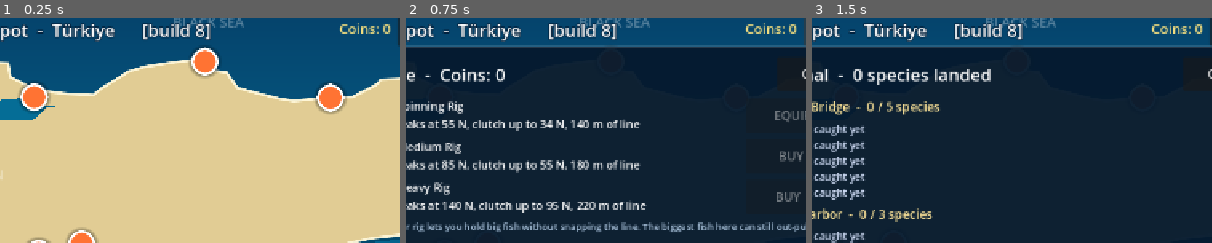
Above: before the commit, frames 1-3 (left to right).
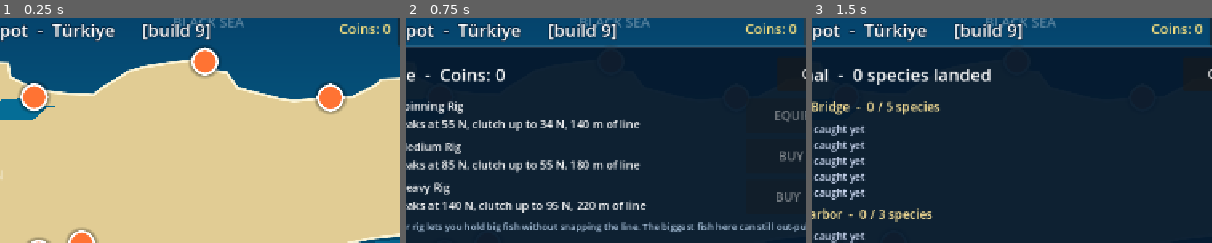
Above: after the commit, the same moments.

Repository: nextlevelcorp/godot_fishing_rpg
Game: Godot game, scene res://turkey_map.tscn
The game is run twice, just before and just after one commit, with the same random seed, the same clock (stepped at 60 frames per second) and the same inputs.
Inputs:
- Up to frame 1 (0.25 s): no input
- Up to frame 2 (0.75 s): click "TACKLE" at 0.5 s
- Up to frame 3 (1.5 s): click "JOURNAL" at 1.25 s
The pictures show only the part of the screen within x 24-74%, y 2-52%; the shares and areas given below are measured in that part.

The runs differ from the first frame. In frame 1, 0.1% of the frame differs, in the area x 48-52%, y 3-9%; in frame 2, 0.1%; in frame 3, 0.1%.

Commit message:
feat: side-view fight with Kenney Fish Pack sprites
When a fish is hooked the screen switches to a side-on cut through the
water: the angler on the bank, the line down into the sea, and the fish
under the surface, over a seabed of sand, rocks and seaweed.

Nature of Code: distance out comes from FishingController; depth is a
damped spring toward a target that drifts on Perlin noise, dives on
runs and rises as the fish tires or nears the bank; the line is a
Verlet rope that sags under gravity when slack; bubbles are buoyant
particles; seaweed sways on oscillators; small background fish wander
and flee the hooked fish.

Sprites: Kenney Fish Pack 2.0 (CC0), PNG/Double, from a verified
mirror (see assets/kenney_fish_pack/SOURCE.md). Build label: build 9.

Claude-Session: https://claude.ai/code/session_01HLtjWBZvxzhjVtsJywwULp

Diff:
--- /dev/null
+++ b/fight_view.gd
@@ -0,0 +1,354 @@
+## Side-on view of the fight: the angler on the shore at the left, the line running down into the
+## water, and the hooked fish under the surface. Shown while a fish is on, over the top-down scene.
+##
+## Nature of Code throughout:
+##   - distance out comes from FishingController (spring-mass line); the fish's depth is a damped
+##     spring pulled toward a target depth that drifts on Perlin noise, dives on runs and rises as
+##     the fish tires;
+##   - the line is a Verlet rope that sags under gravity when slack and straightens when tight;
+##   - bubbles are particles with buoyancy; seaweed sways on oscillators; background fish are
+##     steering agents that wander and flee the hooked fish.
+##
+## Sprites: Kenney Fish Pack (CC0), assets/kenney_fish_pack/. The pack's fish are generic cartoon
+## fish, so each species gets the closest shape and a tint, not a true likeness.
+class_name FightView
+extends CanvasLayer
+
+const TEX_DIR := "res://assets/kenney_fish_pack/"
+const W := 1280.0
+const H := 720.0
+const SURFACE_Y := 190.0
+const BED_Y := 640.0
+const MAX_DEPTH_M := 20.0
+const HAND := Vector2(96.0, 132.0)
+const ROD_TIP := Vector2(205.0, 98.0)
+const ROPE_POINTS := 18
+
+## species id -> [sprite name, tint]
+const FISH_SPRITES := {
+	"mediterranean_horse_mackerel": ["fish_grey", Color(0.85, 0.95, 1.0)],
+	"atlantic_bonito": ["fish_blue", Color(0.80, 0.85, 1.0)],
+	"bluefish": ["fish_blue", Color(1.0, 1.0, 1.0)],
+	"black_scorpionfish": ["fish_brown", Color(1.0, 1.0, 1.0)],
+	"european_anchovy": ["fish_grey", Color(0.95, 1.0, 1.0)],
+	"european_seabass": ["fish_grey", Color(0.90, 0.95, 1.0)],
+	"gilthead_seabream": ["fish_grey", Color(1.0, 0.95, 0.80)],
+	"red_mullet": ["fish_red", Color(1.0, 1.0, 1.0)],
+	"striped_sea_bream": ["fish_grey", Color(1.0, 1.0, 0.90)],
+	"dusky_grouper": ["fish_brown", Color(0.90, 0.85, 0.80)],
+	"common_dentex": ["fish_pink", Color(1.0, 1.0, 1.0)],
+	"greater_amberjack": ["fish_orange", Color(1.0, 0.95, 0.80)],
+	"leerfish": ["fish_grey", Color(0.95, 1.0, 0.90)],
+	"saddled_bream": ["fish_grey", Color(0.80, 0.85, 0.90)],
+	"garfish": ["fish_green", Color(1.0, 1.0, 1.0)],
+}
+
+## Set by the shore scene before begin().
+var fishing: FishingController
+var spot: Dictionary = {}
+var tint := Color.WHITE
+var daylight := 1.0
+
+var _canvas: Control
+var _tex: Dictionary = {}
+var _active := false
+var _alpha := 0.0
+var _time := 0.0
+var _rng := RandomNumberGenerator.new()
+var _noise := FastNoiseLite.new()
+
+var _fish_tex: Texture2D
+var _fish_tint := Color.WHITE
+var _fish_len := 100.0
+var _depth_range := Vector2(1.0, 10.0)
+var _view_m := 30.0
+var _fish_pos := Vector2(900.0, 400.0)
+var _depth_m := 3.0
+var _depth_v := 0.0
+var _facing := 1.0
+var _tilt := 0.0
+var _rod_bend := 0.0
+var _rope: Noc.Rope
+var _bubbles: Array = []
+var _small_fish: Array = []
+var _bed_items: Array[Dictionary] = []
+
+
+func _ready() -> void:
+	layer = 3
+	_noise.noise_type = FastNoiseLite.TYPE_PERLIN
+	_noise.frequency = 0.25
+	_rng.randomize()
+	_canvas = Control.new()
+	_canvas.set_anchors_and_offsets_preset(Control.PRESET_FULL_RECT)
+	_canvas.mouse_filter = Control.MOUSE_FILTER_IGNORE
+	_canvas.draw.connect(_draw_view)
+	_canvas.visible = false
+	add_child(_canvas)
+	for n in ["fish_blue", "fish_brown", "fish_green", "fish_grey", "fish_orange", "fish_pink", "fish_red",
+			"bubble_a", "bubble_b", "bubble_c", "rock_a", "rock_b", "seaweed_green_a", "seaweed_green_b",
+			"seaweed_green_c", "seaweed_green_d", "seaweed_grass_a", "seaweed_grass_b", "seaweed_orange_a",
+			"seaweed_orange_b", "seaweed_pink_a", "seaweed_pink_b", "background_rock_a", "background_rock_b",
+			"background_seaweed_a", "background_seaweed_b", "background_seaweed_c", "background_seaweed_d",
+			"terrain_sand_top_a", "terrain_sand_top_b", "terrain_sand_a"]:
+		var t := load(TEX_DIR + n + ".png") as Texture2D
+		if t != null:
+			_tex[n] = t
+	_rope = Noc.Rope.new(ROPE_POINTS, ROD_TIP, ROD_TIP)
+	_build_bed()
+
+
+## Lays out the seabed once: sand tiles, rocks, seaweed and background props, with sway phases.
+func _build_bed() -> void:
+	var weeds := ["seaweed_green_a", "seaweed_green_b", "seaweed_green_c", "seaweed_green_d", "seaweed_grass_a",
+		"seaweed_grass_b", "seaweed_orange_a", "seaweed_orange_b", "seaweed_pink_a", "seaweed_pink_b", "rock_a", "rock_b"]
+	var backs := ["background_rock_a", "background_rock_b", "background_seaweed_a", "background_seaweed_b",
+		"background_seaweed_c", "background_seaweed_d"]
+	var x := 330.0
+	while x < W + 60.0:
+		_bed_items.append({"name": backs[_rng.randi() % backs.size()], "x": x + _rng.randf_range(-20.0, 20.0),
+			"scale": _rng.randf_range(0.8, 1.3), "back": true, "phase": _rng.randf() * TAU})
+		x += _rng.randf_range(70.0, 130.0)
+	x = 360.0
+	while x < W + 60.0:
+		_bed_items.append({"name": weeds[_rng.randi() % weeds.size()], "x": x, "scale": _rng.randf_range(0.6, 1.0),
+			"back": false, "phase": _rng.randf() * TAU})
+		x += _rng.randf_range(60.0, 140.0)
+
+
+## Starts the side view for a freshly hooked fish.
+func begin(fish_id: String, weight_kg: float, cast_dist_m: float) -> void:
+	var sp: Dictionary = BiomeDB.get_species(fish_id)
+	var look: Array = FISH_SPRITES.get(fish_id, ["fish_blue", Color.WHITE])
+	_fish_tex = _tex.get(look[0], null)
+	_fish_tint = look[1]
+	_fish_len = 60.0 + sqrt(maxf(weight_kg, 0.01)) * 45.0
+	var dr: Vector2 = sp.get("depth_m", Vector2(1.0, 10.0))
+	_depth_range = Vector2(clampf(dr.x, 0.5, MAX_DEPTH_M - 2.0), clampf(dr.y, 2.0, MAX_DEPTH_M - 1.0))
+	_depth_m = clampf(lerpf(_depth_range.x, _depth_range.y, 0.3), 1.0, MAX_DEPTH_M - 1.0)
+	_depth_v = 0.0
+	_view_m = maxf(25.0, cast_dist_m * 1.25)
+	_fish_pos = Vector2(_x_for(cast_dist_m), _y_for(_depth_m))
+	_rope.reset(ROPE_POINTS, ROD_TIP, _fish_pos)
+	_bubbles.clear()
+	_small_fish.clear()
+	for i in 5:
+		var v := Noc.Vehicle.new(Vector2(_rng.randf_range(450.0, 1200.0), _rng.randf_range(260.0, 580.0)), 50.0, 60.0)
+		var names := ["fish_grey", "fish_blue", "fish_green", "fish_pink"]
+		v.data = {"tex": names[i % names.size()], "scale": _rng.randf_range(0.28, 0.42)}
+		_small_fish.append(v)
+	_active = true
+	_canvas.visible = true
+
+
+## Fades the side view out (the top-down scene shows the result).
+func end() -> void:
+	_active = false
+
+
+func _x_for(dist_m: float) -> float:
+	return ROD_TIP.x + 40.0 + dist_m * (W - ROD_TIP.x - 120.0) / _view_m
+
+
+func _y_for(depth_m: float) -> float:
+	return SURFACE_Y + 12.0 + depth_m / MAX_DEPTH_M * (BED_Y - SURFACE_Y - 40.0)
+
+
+func _process(delta: float) -> void:
+	_alpha = move_toward(_alpha, 1.0 if _active else 0.0, delta * 3.0)
+	if _alpha <= 0.0:
+		_canvas.visible = false
+		return
+	_canvas.visible = true
+	_time += delta
+	_canvas.modulate = Color(tint.r, tint.g, tint.b, _alpha)
+	if fishing != null and _active:
+		_simulate(delta)
+	_update_bubbles(delta)
+	_canvas.queue_redraw()
+
+
+func _simulate(delta: float) -> void:
+	var dist := fishing.fish_pos_m
+	_view_m = lerpf(_view_m, maxf(25.0, dist * 1.25), delta * 1.5)
+
+	# Target depth: Perlin drift inside the species' range, deeper on runs, rising as it tires
+	# and as it nears the bank.
+	var drift := 0.5 + 0.5 * _noise.get_noise_1d(_time * 4.0)
+	var target := lerpf(_depth_range.x, _depth_range.y, drift)
+	var running := fishing._burst_mult > 1.0
+	if running:
+		target += 4.0
+	target = lerpf(1.0, target, clampf(fishing.stamina * 1.4, 0.0, 1.0))
+	if dist < 4.0:
+		target = lerpf(0.3, target, dist / 4.0)
+	target = clampf(target, 0.3, MAX_DEPTH_M - 1.0)
+	var r := Noc.spring_step(_depth_m, _depth_v, target, 6.0 if running else 2.5, 2.2, delta)
+	_depth_m = r.x
+	_depth_v = r.y
+
+	var new_pos := Vector2(_x_for(dist), _y_for(_depth_m))
+	var vel := (new_pos - _fish_pos) / maxf(delta, 0.0001)
+	if absf(vel.x) > 8.0:
+		_facing = signf(vel.x)
+	_tilt = lerpf(_tilt, clampf(atan2(vel.y, maxf(absf(vel.x), 30.0)), -0.6, 0.6), delta * 5.0)
+	_fish_pos = new_pos
+	if running and _rng.randf() < delta * 14.0:
+		_spawn_bubble(_fish_pos + Vector2(-_facing * _fish_len * 0.3, 0.0), 1.0)
+	elif _rng.randf() < delta * 2.0:
+		_spawn_bubble(_fish_pos, 0.6)
+
+	var ratio := fishing.tension_n / maxf(fishing.line_break_force_n, 0.001)
+	_rod_bend = lerpf(_rod_bend, clampf(ratio, 0.0, 1.2), delta * 8.0)
+	var mouth := _fish_pos + Vector2(_facing * _fish_len * 0.42, 0.0)
+	var slack := (1.0 - clampf(ratio * 2.5, 0.0, 1.0)) * 0.12
+	var length := _rod_tip_now().distance_to(mouth) * (1.0 + slack)
+	_rope.step(_rod_tip_now(), mouth, length, Vector2(0.0, 380.0) * (0.2 + slack * 6.0), delta)
+
+	var area := Rect2(380.0, SURFACE_Y + 40.0, W - 400.0, BED_Y - SURFACE_Y - 80.0)
+	for f in _small_fish:
+		f.apply_force(f.wander(delta, 30.0, 12.0, 3.0) * 0.6)
+		f.apply_force(f.flee(_fish_pos, 220.0) * 2.0)
+		f.apply_force(f.contain(area, 60.0))
+		f.update(delta)
+
+
+func _rod_tip_now() -> Vector2:
+	return ROD_TIP + Vector2(_rod_bend * 18.0, _rod_bend * 42.0)
+
+
+## Bubbles rise: a particle whose "gravity" is negative (buoyancy), wobbling as it goes.
+func _spawn_bubble(pos: Vector2, size: float) -> void:
+	if _bubbles.size() > 60:
+		return
+	var b := Noc.Particle.new(pos, Vector2(_rng.randf_range(-10.0, 10.0), _rng.randf_range(-40.0, -20.0)), 0.0, 0.0,
+		_rng.randf_range(1.5, 3.0), _rng.randf_range(10.0, 22.0) * size, Color(1.0, 1.0, 1.0, 0.8))
+	_bubbles.append(b)
+
+
+func _update_bubbles(delta: float) -> void:
+	var alive: Array = []
+	for b in _bubbles:
+		b.vel += Vector2(sin(_time * 6.0 + b.size) * 20.0, -60.0) * delta
+		b.vel *= 1.0 - 1.2 * delta
+		b.pos += b.vel * delta
+		b.age += delta
+		if not b.dead() and b.pos.y > SURFACE_Y:
+			alive.append(b)
+	_bubbles = alive
+
+
+# ---------------------------------------------------------------- drawing
+func _draw_view() -> void:
+	var c := _canvas
+	var night := 1.0 - daylight
+	var sky_top := Color(0.45, 0.70, 0.92).lerp(Color(0.03, 0.05, 0.14), night)
+	var sky_low := Color(0.86, 0.93, 1.0).lerp(Color(0.10, 0.12, 0.26), night)
+	c.draw_polygon(PackedVector2Array([Vector2(0, 0), Vector2(W, 0), Vector2(W, SURFACE_Y), Vector2(0, SURFACE_Y)]),
+		PackedColorArray([sky_top, sky_top, sky_low, sky_low]))
+	var hills := Color(0.35, 0.45, 0.42).lerp(Color(0.08, 0.10, 0.16), night)
+	var hp := PackedVector2Array([Vector2(W, SURFACE_Y), Vector2(500, SURFACE_Y)])
+	var hx := 500.0
+	while hx <= W:
+		hp.append(Vector2(hx, SURFACE_Y - 22.0 - 16.0 * sin(hx * 0.011) - 10.0 * sin(hx * 0.031)))
+		hx += 40.0
+	c.draw_colored_polygon(hp, hills)
+
+	var w: Dictionary = spot.get("water", {})
+	var shallow: Color = w.get("shallow", Color(0.12, 0.78, 0.82))
+	var deep: Color = w.get("deep", Color(0.01, 0.08, 0.26))
+	c.draw_polygon(PackedVector2Array([Vector2(0, SURFACE_Y), Vector2(W, SURFACE_Y), Vector2(W, H), Vector2(0, H)]),
+		PackedColorArray([shallow, shallow, deep, deep]))
+
+	# Light shafts from the surface, swaying slowly.
+	for i in 4:
+		var sx := 420.0 + float(i) * 230.0 + sin(_time * 0.4 + float(i)) * 40.0
+		c.draw_colored_polygon(PackedVector2Array([Vector2(sx, SURFACE_Y), Vector2(sx + 60.0, SURFACE_Y),
+			Vector2(sx + 160.0, BED_Y), Vector2(sx + 40.0, BED_Y)]), Color(1.0, 1.0, 0.9, 0.06 * daylight))
+
+	for item in _bed_items:
+		if bool(item["back"]):
+			_draw_prop(item, Color(0.55, 0.75, 0.85, 0.55))
+	for f in _small_fish:
+		var tx: Texture2D = _tex.get(f.data["tex"], null)
+		if tx != null:
+			var s: float = f.data["scale"]
+			_draw_sprite(tx, f.pos, Vector2(s * signf(f.vel.x if absf(f.vel.x) > 1.0 else 1.0), s), 0.0, Color(0.6, 0.8, 0.9, 0.5))
+
+	var top: Texture2D = _tex.get("terrain_sand_top_a", null)
+	var fill: Texture2D = _tex.get("terrain_sand_a", null)
+	var tx2 := 330.0
+	while tx2 < W:
+		if top != null:
+			c.draw_texture_rect(top, Rect2(tx2, BED_Y - 20.0, 64.0, 64.0), false)
+		if fill != null:
+			c.draw_texture_rect(fill, Rect2(tx2, BED_Y + 44.0, 64.0, 64.0), false)
+		tx2 += 64.0
+	for item in _bed_items:
+		if not bool(item["back"]):
+			_draw_prop(item, Color.WHITE)
+
+	_draw_shore()
+	c.draw_polyline(_rope.pts, Color(1.0, 1.0, 1.0, 0.9), 2.0, true)
+	if _fish_tex != null:
+		var sc := _fish_len / 110.0
+		_draw_sprite(_fish_tex, _fish_pos, Vector2(sc * _facing, sc), _tilt * _facing, _fish_tint)
+	for b in _bubbles:
+		var bt: Texture2D = _tex.get("bubble_a", null)
+		if bt != null:
+			var k := 1.0 - clampf(float(b.age) / float(b.life), 0.0, 1.0)
+			var bs: float = b.size / 64.0
+			_draw_sprite(bt, b.pos, Vector2(bs, bs), 0.0, Color(1.0, 1.0, 1.0, 0.85 * k))
+
+	var surf := PackedVector2Array()
+	var x := 0.0
+	while x <= W:
+		surf.append(Vector2(x, SURFACE_Y + sin(x * 0.03 + _time * 2.0) * 3.0 + sin(x * 0.011 - _time) * 2.0))
+		x += 16.0
+	c.draw_polyline(surf, Color(1.0, 1.0, 1.0, 0.7), 3.0, true)
+	_draw_angler()
+
+
+## Seaweed and rocks stand on the bed; seaweed sways on a sine oscillator around its base.
+func _draw_prop(item: Dictionary, col: Color) -> void:
+	var tx: Texture2D = _tex.get(item["name"], null)
+	if tx == null:
+		return
+	var s: float = item["scale"]
+	var prop_name: String = item["name"]
+	var sway := 0.0 if prop_name.contains("rock") else sin(_time * 1.2 + float(item["phase"])) * 0.12
+	var base := Vector2(float(item["x"]), BED_Y + 4.0)
+	_canvas.draw_set_transform(base, sway, Vector2(s, s))
+	_canvas.draw_texture(tx, Vector2(-tx.get_width() * 0.5, -tx.get_height()), col)
+	_canvas.draw_set_transform(Vector2.ZERO, 0.0, Vector2.ONE)
+
+
+func _draw_sprite(tx: Texture2D, center: Vector2, scl: Vector2, rot: float, col: Color) -> void:
+	_canvas.draw_set_transform(center, rot, scl)
+	_canvas.draw_texture(tx, -tx.get_size() * 0.5, col)
+	_canvas.draw_set_transform(Vector2.ZERO, 0.0, Vector2.ONE)
+
+
+func _draw_shore() -> void:
+	var land: Color = spot.get("shore_color", Color(0.6, 0.55, 0.45))
+	_canvas.draw_colored_polygon(PackedVector2Array([Vector2(0, 150), Vector2(130, 158), Vector2(185, SURFACE_Y + 4.0),
+		Vector2(250, 330), Vector2(330, 520), Vector2(380, H), Vector2(0, H)]), land.darkened(0.15))
+	_canvas.draw_colored_polygon(PackedVector2Array([Vector2(0, 150), Vector2(130, 158), Vector2(185, SURFACE_Y + 4.0),
+		Vector2(0, SURFACE_Y + 4.0)]), land)
+	_canvas.draw_line(Vector2(0, 150), Vector2(130, 158), land.lightened(0.2), 4.0)
+
+
+func _draw_angler() -> void:
+	var c := _canvas
+	c.draw_circle(HAND + Vector2(-14.0, 6.0), 17.0, Color(0.15, 0.30, 0.55))
+	c.draw_rect(Rect2(HAND + Vector2(-26.0, 10.0), Vector2(24.0, 22.0)), Color(0.20, 0.22, 0.30))
+	c.draw_circle(HAND + Vector2(-14.0, -22.0), 11.0, Color(0.93, 0.75, 0.6))
+	c.draw_circle(HAND + Vector2(-14.0, -28.0), 10.0, Color(0.9, 0.3, 0.2))
+	var tip := _rod_tip_now()
+	var ctrl := HAND.lerp(ROD_TIP, 0.55) + Vector2(0.0, _rod_bend * 14.0)
+	var rod := PackedVector2Array()
+	for i in 11:
+		var t := float(i) / 10.0
+		rod.append(HAND.lerp(ctrl, t).lerp(ctrl.lerp(tip, t), t))
+	c.draw_polyline(rod, Color(0.20, 0.13, 0.08), 6.0, true)
+	c.draw_polyline(rod, Color(0.55, 0.40, 0.25), 2.5, true)
--- a/game_session.gd
+++ b/game_session.gd
@@ -6,7 +6,7 @@
 
 ## Shown on screen so a player can tell a fresh deploy from a page the browser cached.
 ## Bump it with every build that changes behaviour.
-const BUILD := "build 8"
+const BUILD := "build 9"
 const SAVE_PATH := "user://save.cfg"
 const START_RIG := "shore_spinning_rig"
 ## Shore rigs in shop order. Prices live on each rig in BiomeDB.RIGS ("price").
--- a/shore_fishing.gd
+++ b/shore_fishing.gd
@@ -108,6 +108,7 @@
 
 # nodes
 var _amb: Ambience
+var _fight_view: FightView
 var _water: WaterSurface
 var _cam: Camera2D
 var _tint: CanvasModulate
@@ -173,6 +174,10 @@
 	_amb = Ambience.new()
 	_amb.surf_level = 0.75 if _spot["kind"] == "rocky" else 0.55
 	add_child(_amb)
+	_fight_view = FightView.new()
+	_fight_view.fishing = _fishing
+	_fight_view.spot = _spot
+	add_child(_fight_view)
 	_build_vignette()
 	_build_hud()
 	var touch := TouchControls.new()
@@ -693,6 +698,7 @@
 	_amb.play("splash", 1.0)
 	_splash(_bobber_pos, 1.2)
 	_show_fight_ui(true)
+	_fight_view.begin(_fish_id, _weight_kg, _cast_dist_m)
 
 
 ## The FishingController decides how far out the fish is; the visible fish is an agent that
@@ -848,6 +854,7 @@
 
 func _end_fight() -> void:
 	_show_fight_ui(false)
+	_fight_view.end()
 	_fish_id = ""
 	_fight_agent = null
 	_rod_bend_target = 0.0
@@ -904,6 +911,8 @@
 			_reel_click = 0.06
 			_amb.play("click", 0.5)
 	_tint.color = _world.tint(_region_tint())
+	_fight_view.tint = _tint.color
+	_fight_view.daylight = _world.daylight
 	_water.set_daylight(_world.daylight)
 	_clock_label.text = _world.clock_text()
 
Not shown, added: assets/kenney_fish_pack/License.txt
Binary file added: assets/kenney_fish_pack/background_rock_a.png
Binary file added: assets/kenney_fish_pack/background_rock_b.png
Binary file added: assets/kenney_fish_pack/background_seaweed_a.png
Binary file added: assets/kenney_fish_pack/background_seaweed_b.png
Binary file added: assets/kenney_fish_pack/background_seaweed_c.png
Binary file added: assets/kenney_fish_pack/background_seaweed_d.png
Binary file added: assets/kenney_fish_pack/bubble_a.png
Binary file added: assets/kenney_fish_pack/bubble_b.png
Binary file added: assets/kenney_fish_pack/bubble_c.png
Binary file added: assets/kenney_fish_pack/fish_blue.png
Binary file added: assets/kenney_fish_pack/fish_brown.png
(and 21 more such lines)
